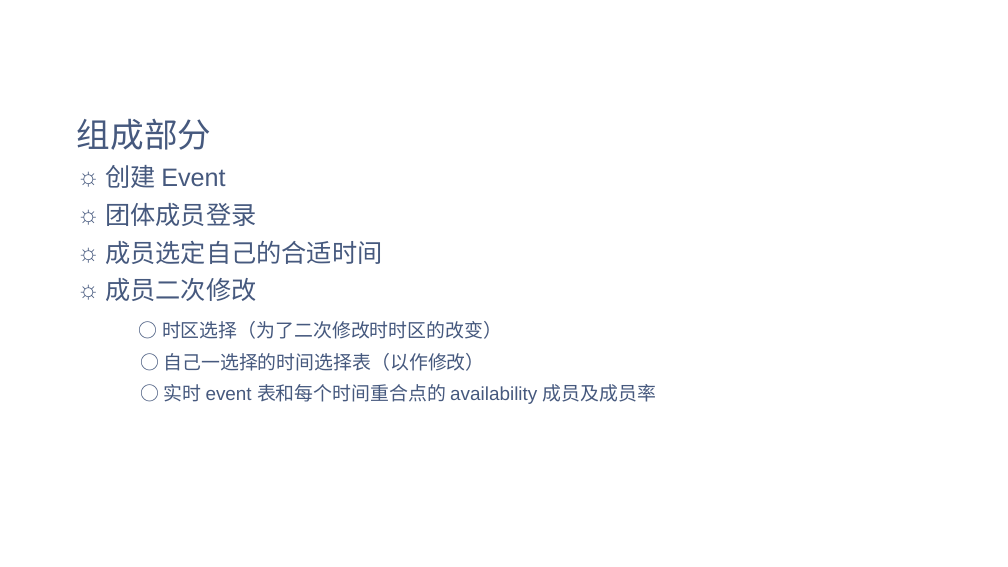
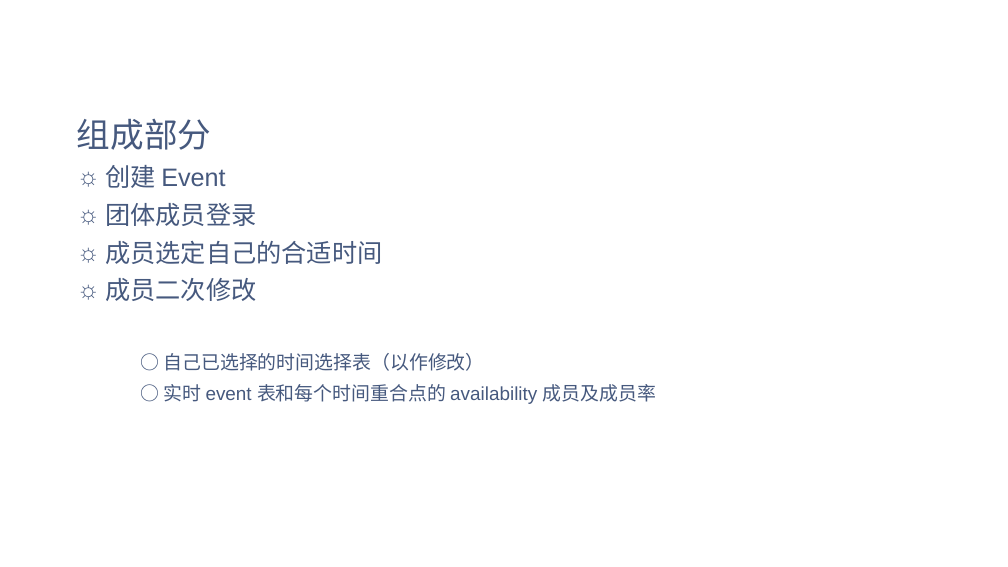
Before and after one commit to Weeeeeb/WebProject, a slide deck: slide 13 of ppt/Web工程大作业.pptx. Drawn at 1008x567 pixels with LibreOffice and Linux fonts; fonts in the diff are those of the drawing; background and template pictures are left out. Boxes give left, top, right and bottom in pixels: in the first picture for what was removed or moved away, otherwise in the second. Text is boxed around its words. In the diff, an @@ line names an element or a change of style, - is before the commit and + after.

Commit message:
修改版
修改版

```diff
--- a/ppt/Web工程大作业.pptx
+++ b/ppt/Web工程大作业.pptx
@@ text at (163, 353, 484, 371): text changed @@
-○ 时区选择（为了二次修改时时区的改变）
-○ 自己一选择的时间选择表（以作修改）
+○ 自己已选择的时间选择表（以作修改）
```
Also in this commit, not shown: 15 other slides changed, 24 slides added, 5 slides removed.
